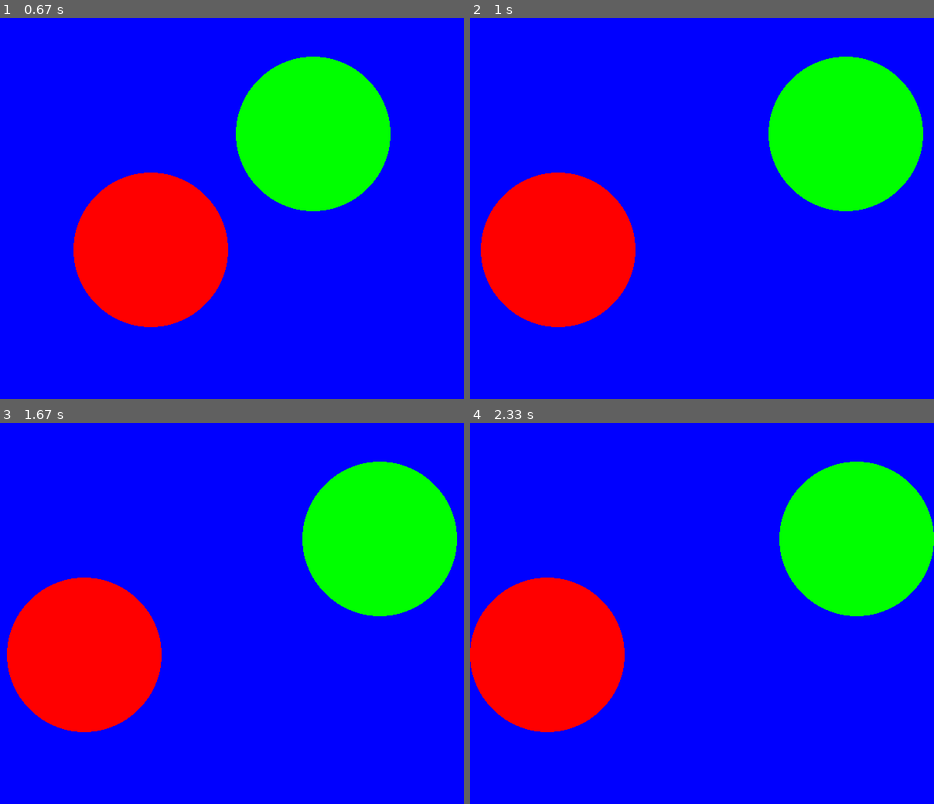
Above: before the commit, frames 1-4 (two rows, left to right).
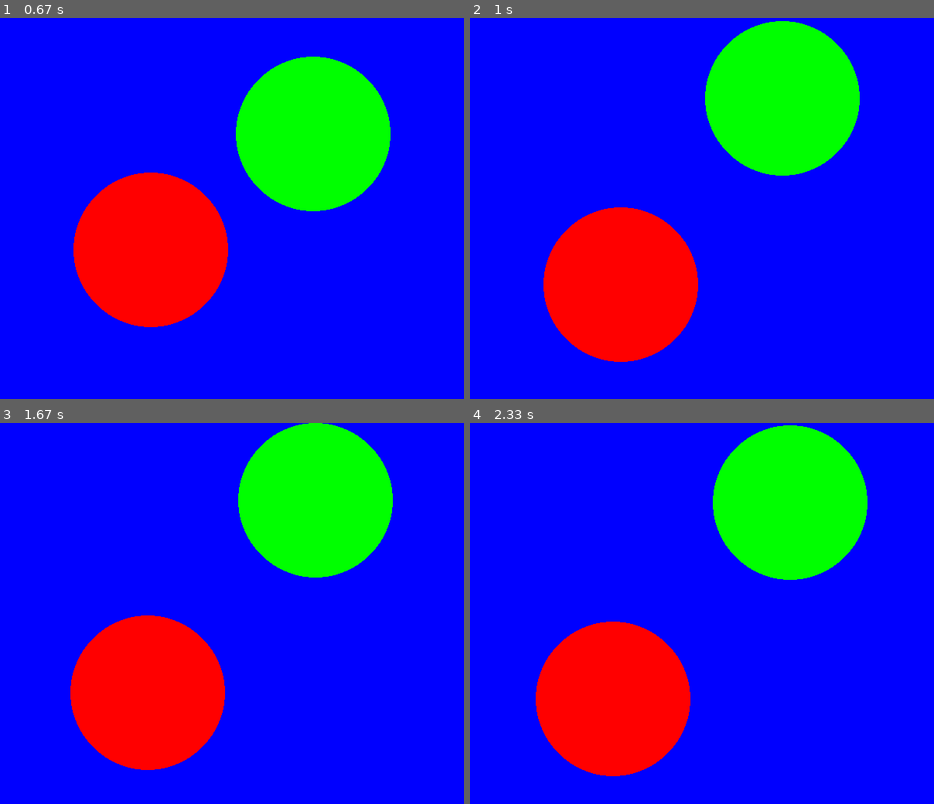
Above: after the commit, the same moments.

Repository: MestreLion/rainballs
Game: pygame game, started from rainballs.py
The game is run twice, just before and just after one commit, with the same random seed, the same clock (stepped at 60 frames per second) and the same inputs. The source is Python 2; it was converted automatically to run under Python 3.
Inputs:
- Up to frame 1 (0.67 s): tap Enter at 0.33 s
- Up to frame 2 (1 s): tap Keypad Enter at 0.67 s
- Up to frame 3 (1.67 s): tap Space at 1, 1.4 s
- Up to frame 4 (2.33 s): tap Space at 1.7, 1.9 s

Frame 1 is identical in both runs. In frame 2, 24% of the frame differs, in the area x 2-98%, y 0-91%; in frame 3, 25%; in frame 4, 26%, in the area x 0-100%, y 0-93%.

Commit message:
Pixel Perfect Inc. presents... Collide!

Diff:
--- a/rainballs.py
+++ b/rainballs.py
@@ -179,14 +179,51 @@
 
 
     def collide(self, other):
-        print "collide! %r %r at %s" % (self.color, other.color, self.position)
-        offset = 1 * math.copysign(1, self.velocity[0])
-        self.position[0]  -= offset
-        other.position[0] += offset
-        self.velocity[0]  *= -1
-        other.velocity[0] *= -1
-        self._update_rect()
-        other._update_rect()
+        # Do nothing for self "collisions"
+        if other is self:
+            return
+
+        # Calculate the subtraction vector and its magnitude squared
+        dv = [other.position[0] - self.position[0],
+              other.position[1] - self.position[1]]
+        mag2 = dv[0]**2 + dv[1]**2
+
+        # Check for false positives from rect collision detection
+        # by testing if distance^2 < (sum of radii)^2
+        radsum = self.radius + other.radius
+        if mag2 >= radsum**2:
+            self.printdata("False Positive")
+            return
+
+        # Calculate vector magnitude, which is also the distance between the balls
+        # and the overlap width (= distance - sum of radii)
+        dvmag = math.sqrt(mag2)
+        overlap = abs(dvmag - radsum)
+
+        print "collide! %r %r at [%.2f, %.2f], %.2f overlap" % (
+            self.color, other.color, self.position[0], self.position[0], overlap)
+
+        # Calculate the normal, the unit vector from centers to collision point
+        # It always points in direction from self towards other
+        normal = [dv[0]/dvmag, dv[1]/dvmag]
+
+        # Use normal to calculate new position and velocity
+        for circle in [self, other]:
+
+            # Move circles away from each other by overlap amount at normal direction
+            circle.position[0] -= overlap/2 * normal[0]
+            circle.position[1] -= overlap/2 * normal[1]
+            circle._update_rect()
+
+            # Adjust the velocities by rotating current velocity to the normal's direction
+            # (ie, multiply normal by current velocity magnitude)
+            mag = math.sqrt(circle.velocity[0]**2 + circle.velocity[1]**2)
+            circle.velocity[0] = mag * -normal[0]
+            circle.velocity[1] = mag * -normal[1]
+
+            # rinse and repeat for other, using a reflected normal
+            normal[0] *= -1
+            normal[1] *= -1
 
 
     def printdata(self, comment):
